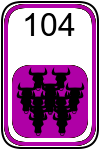
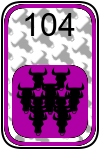
Comparing the layer stacks of the two 100px x 150px images. Changes:
painted on "Color_7" over left=4, top=4, right=96, bottom=146
painted on "Color_5" over left=4, top=4, right=96, bottom=146
painted on "Color_3" over left=4, top=4, right=96, bottom=146
painted on "Color_2" over left=4, top=4, right=96, bottom=146
painted on "Border" over left=5, top=5, right=95, bottom=145
added layer "CardBack" (35%) above "Background" over left=6, top=6, right=94, bottom=144
